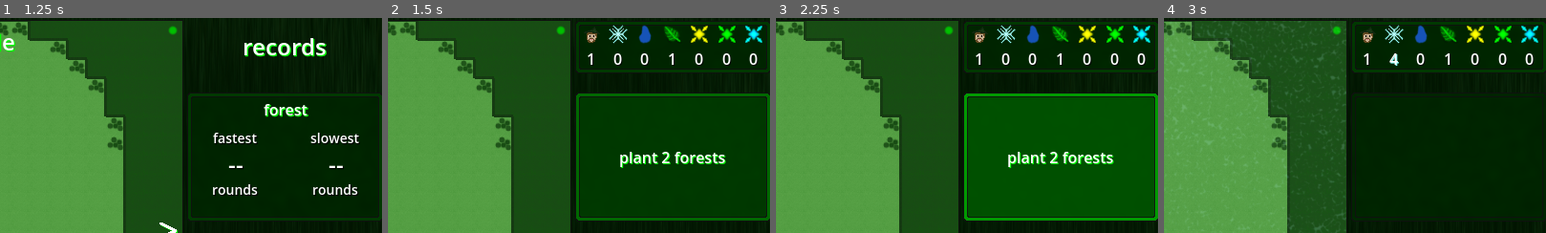
Above: before the commit, frames 1-4 (left to right).
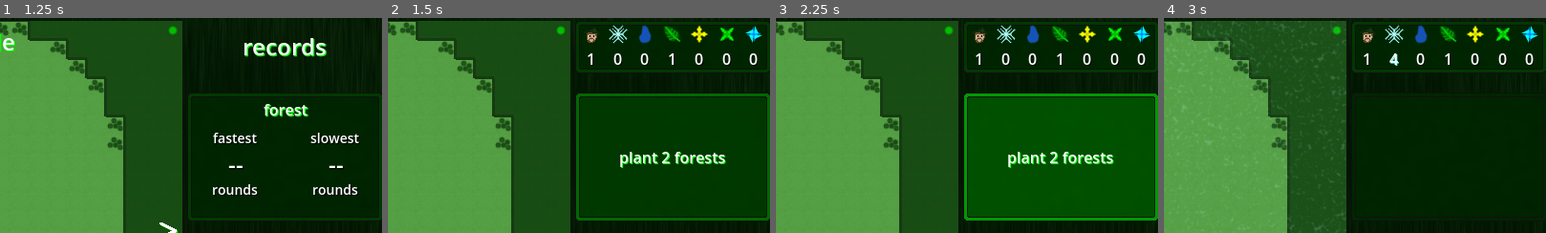
Above: after the commit, the same moments.

Repository: TriffnixXIV/ForstForward
Game: Godot game, scene res://Scenes/ForstForward.tscn
Same seed, same stepped clock (60 frames per second), same inputs: the game is played once before the commit and once after it. Sound files missing from this copy of the repository are replaced by a short silence.
Inputs (mouse positions are % of the whole screen's width and height, from its top left):
- Up to frame 1 (1.25 s): click (37, 50) at 0.5 s
- Up to frame 2 (1.5 s): click (37, 50) at 1.25 s
- Up to frame 3 (2.25 s): click "plant 2 forests" at 2 s
- Up to frame 4 (3 s): click "frost +4" at 2.75 s
The pictures show only the part of the screen within x 49-99%, y 0-50%; the shares and areas given below are measured in that part.

Frame 1 is identical in both runs. In frame 2, 0.7% of the frame differs, in the area x 79-98%, y 3-12%; in frame 3, 0.7%; in frame 4, 0.7%.

Commit message:
crystal shape change

Diff:
--- a/Source/Code/Crystal.gd
+++ b/Source/Code/Crystal.gd
@@ -1,9 +1,5 @@
 extends Node2D
 class_name Crystal
-
-@export var life_crystal_stages: Array[Texture2D]
-@export var growth_crystal_stages: Array[Texture2D]
-@export var weather_crystal_stages: Array[Texture2D]
 
 enum Type {life, growth, weather}
 var type: Type
@@ -44,11 +40,11 @@
 		update_texture()
 
 func update_texture():
-	var index = min(4, floori(progress / 2.0))
+	var x = 20 * min(4, floori(progress / 2.0))
 	match type:
-		Type.life:		$Sprite.texture = life_crystal_stages[index]
-		Type.growth:	$Sprite.texture = growth_crystal_stages[index]
-		Type.weather:	$Sprite.texture = weather_crystal_stages[index]
+		Type.life:		$Sprite.region_rect = Rect2(x, 0, 20, 20)
+		Type.growth:	$Sprite.region_rect = Rect2(x, 20, 20, 20)
+		Type.weather:	$Sprite.region_rect = Rect2(x, 40, 20, 20)
 
 static func get_color(crystal_type: Crystal.Type):
 	match crystal_type:
--- a/Source/Scenes/Crystal.tscn
+++ b/Source/Scenes/Crystal.tscn
@@ -1,28 +1,11 @@
-[gd_scene load_steps=18 format=3 uid="uid://bcdc607uvvqyb"]
+[gd_scene load_steps=4 format=3 uid="uid://bcdc607uvvqyb"]
 
-[ext_resource type="Script" path="res://Code/Crystal.gd" id="1_aiyvn"]
-[ext_resource type="Texture2D" uid="uid://duc45v1chfkqu" path="res://Images/Crystals/CrystalYellow0.png" id="2_rluak"]
-[ext_resource type="Texture2D" uid="uid://bae4ow1wwar1u" path="res://Images/Crystals/CrystalYellow1.png" id="3_15dl2"]
-[ext_resource type="Texture2D" uid="uid://cgp3v6676q7fc" path="res://Images/Crystals/CrystalYellow2.png" id="4_5nmuv"]
-[ext_resource type="Texture2D" uid="uid://bjm5ucgxkvchp" path="res://Images/Crystals/CrystalYellow3.png" id="5_r8i0n"]
-[ext_resource type="Texture2D" uid="uid://tdaw3aabw7js" path="res://Images/Crystals/CrystalYellowFull.png" id="6_l1dqi"]
-[ext_resource type="Texture2D" uid="uid://c60mxkfb21kup" path="res://Images/Crystals/CrystalGreen0.png" id="7_4u5eq"]
-[ext_resource type="Texture2D" uid="uid://cagl6sssbu4m0" path="res://Images/Crystals/CrystalGreen1.png" id="8_a4465"]
-[ext_resource type="Texture2D" uid="uid://bt070pm8f10kb" path="res://Images/Crystals/CrystalGreen2.png" id="9_jf8ov"]
-[ext_resource type="Texture2D" uid="uid://dgfylvmkgmpsb" path="res://Images/Crystals/CrystalGreen3.png" id="10_xdpea"]
-[ext_resource type="Texture2D" uid="uid://c1eo5ifgm0dat" path="res://Images/Crystals/CrystalGreenFull.png" id="11_8iqn2"]
-[ext_resource type="Texture2D" uid="uid://vr76g07kec34" path="res://Images/Crystals/CrystalBlue0.png" id="12_bjrmd"]
-[ext_resource type="Texture2D" uid="uid://imvvu23jsnlm" path="res://Images/Crystals/CrystalBlue1.png" id="13_mdp4h"]
-[ext_resource type="Texture2D" uid="uid://cwnyu2pa1dajm" path="res://Images/Crystals/CrystalBlue2.png" id="14_nc8ad"]
-[ext_resource type="Texture2D" uid="uid://c12w6kn125hpr" path="res://Images/Crystals/CrystalBlue3.png" id="15_edtxd"]
-[ext_resource type="Texture2D" uid="uid://c82bnqhtjhkwq" path="res://Images/Crystals/CrystalBlueFull.png" id="16_1d6ba"]
+[ext_resource type="Script" path="res://Code/Crystal.gd" id="1_pvdkx"]
+[ext_resource type="Texture2D" uid="uid://bfakcb02cubvj" path="res://Images/Crystals/Crystals.png" id="2_bowqc"]
 [ext_resource type="Texture2D" uid="uid://fk8i61cepr3y" path="res://Images/Crystals/SparksBlue.png" id="17_mhc2i"]
 
 [node name="Crystal" type="Node2D"]
-script = ExtResource("1_aiyvn")
-life_crystal_stages = Array[Texture2D]([ExtResource("2_rluak"), ExtResource("3_15dl2"), ExtResource("4_5nmuv"), ExtResource("5_r8i0n"), ExtResource("6_l1dqi")])
-growth_crystal_stages = Array[Texture2D]([ExtResource("7_4u5eq"), ExtResource("8_a4465"), ExtResource("9_jf8ov"), ExtResource("10_xdpea"), ExtResource("11_8iqn2")])
-weather_crystal_stages = Array[Texture2D]([ExtResource("12_bjrmd"), ExtResource("13_mdp4h"), ExtResource("14_nc8ad"), ExtResource("15_edtxd"), ExtResource("16_1d6ba")])
+script = ExtResource("1_pvdkx")
 
 [node name="Sparks" type="Sprite2D" parent="."]
 position = Vector2(-20, -20)
@@ -33,7 +16,9 @@
 wait_time = 0.25
 
 [node name="Sprite" type="Sprite2D" parent="."]
-texture = ExtResource("12_bjrmd")
+texture = ExtResource("2_bowqc")
 centered = false
+region_enabled = true
+region_rect = Rect2(0, 0, 20, 20)
 
 [connection signal="timeout" from="Sparks/Timer" to="." method="_on_timer_timeout"]
--- a/Source/Scenes/ForstForward.tscn
+++ b/Source/Scenes/ForstForward.tscn
@@ -71,11 +71,11 @@
 [ext_resource type="Texture2D" uid="uid://celwycvrm7wv" path="res://Images/Exit/XHovered.png" id="59_s61jp"]
 [ext_resource type="Texture2D" uid="uid://sw1gahi5bvs0" path="res://Images/DruidStuff/Druid.png" id="60_bhp0q"]
 [ext_resource type="Texture2D" uid="uid://bbnperurcnlc8" path="res://Images/Icons/Leaf.png" id="60_i1nh0"]
-[ext_resource type="Texture2D" uid="uid://tdaw3aabw7js" path="res://Images/Crystals/CrystalYellowFull.png" id="61_fbcrw"]
-[ext_resource type="Texture2D" uid="uid://c1eo5ifgm0dat" path="res://Images/Crystals/CrystalGreenFull.png" id="62_y0cet"]
 [ext_resource type="Texture2D" uid="uid://ds1gxf71eg7jm" path="res://Images/MuteButton/MuteButton.png" id="62_y5gb0"]
 [ext_resource type="Texture2D" uid="uid://cyjstqtiplehm" path="res://Images/MuteButton/MuteButtonPressed.png" id="63_hkoqk"]
-[ext_resource type="Texture2D" uid="uid://c82bnqhtjhkwq" path="res://Images/Crystals/CrystalBlueFull.png" id="63_vtxh1"]
+[ext_resource type="Texture2D" uid="uid://xfpsgwkw0n7g" path="res://Images/Crystals/CrystalYellow.png" id="67_8b6px"]
+[ext_resource type="Texture2D" uid="uid://bn1fxdjhsb6ra" path="res://Images/Crystals/CrystalGreen.png" id="68_cbaq0"]
+[ext_resource type="Texture2D" uid="uid://bdiolhpkbwbjj" path="res://Images/Crystals/CrystalBlue.png" id="69_o3eq1"]
 [ext_resource type="PackedScene" uid="uid://b81j3drpu4b3g" path="res://Scenes/ButtonSparks.tscn" id="77_axurg"]
 
 [sub_resource type="TileSetAtlasSource" id="TileSetAtlasSource_ufopn"]
@@ -939,6 +939,7 @@
 offset_bottom = 445.0
 
 [node name="Records" type="Control" parent="Sidebar"]
+visible = false
 layout_mode = 1
 anchors_preset = 15
 anchor_right = 1.0
@@ -1330,7 +1331,6 @@
 label_settings = SubResource("LabelSettings_dvba3")
 
 [node name="InGameUI" type="Control" parent="Sidebar"]
-visible = false
 layout_mode = 1
 anchors_preset = 15
 anchor_right = 1.0
@@ -1446,7 +1446,7 @@
 layout_mode = 2
 size_flags_horizontal = 4
 size_flags_vertical = 3
-texture = ExtResource("61_fbcrw")
+texture = ExtResource("67_8b6px")
 
 [node name="Label" type="Label" parent="Sidebar/InGameUI/NumberContainer/Numbers/LifeUpgrades"]
 layout_mode = 2
@@ -1465,7 +1465,7 @@
 layout_mode = 2
 size_flags_horizontal = 4
 size_flags_vertical = 3
-texture = ExtResource("62_y0cet")
+texture = ExtResource("68_cbaq0")
 
 [node name="Label" type="Label" parent="Sidebar/InGameUI/NumberContainer/Numbers/GrowthUpgrades"]
 layout_mode = 2
@@ -1484,7 +1484,7 @@
 layout_mode = 2
 size_flags_horizontal = 4
 size_flags_vertical = 3
-texture = ExtResource("63_vtxh1")
+texture = ExtResource("69_o3eq1")
 
 [node name="Label" type="Label" parent="Sidebar/InGameUI/NumberContainer/Numbers/WeatherUpgrades"]
 layout_mode = 2
Binary file added: Source/Images/Crystals/CrystalBlue.png
Not shown, changed: Source/Images/Crystals/CrystalBlue.png.import
Binary file removed: Source/Images/Crystals/CrystalBlue0.png
Not shown, removed: Source/Images/Crystals/CrystalBlue0.png.import
Binary file removed: Source/Images/Crystals/CrystalBlue1.png
Binary file removed: Source/Images/Crystals/CrystalBlue2.png
Not shown, removed: Source/Images/Crystals/CrystalBlue2.png.import
Binary file removed: Source/Images/Crystals/CrystalBlue3.png
Binary file removed: Source/Images/Crystals/CrystalBlueFull.png
Not shown, removed: Source/Images/Crystals/CrystalBlueFull.png.import
Binary file added: Source/Images/Crystals/CrystalGreen.png
Not shown, changed: Source/Images/Crystals/CrystalGreen.png.import
(and 39 more such lines)
